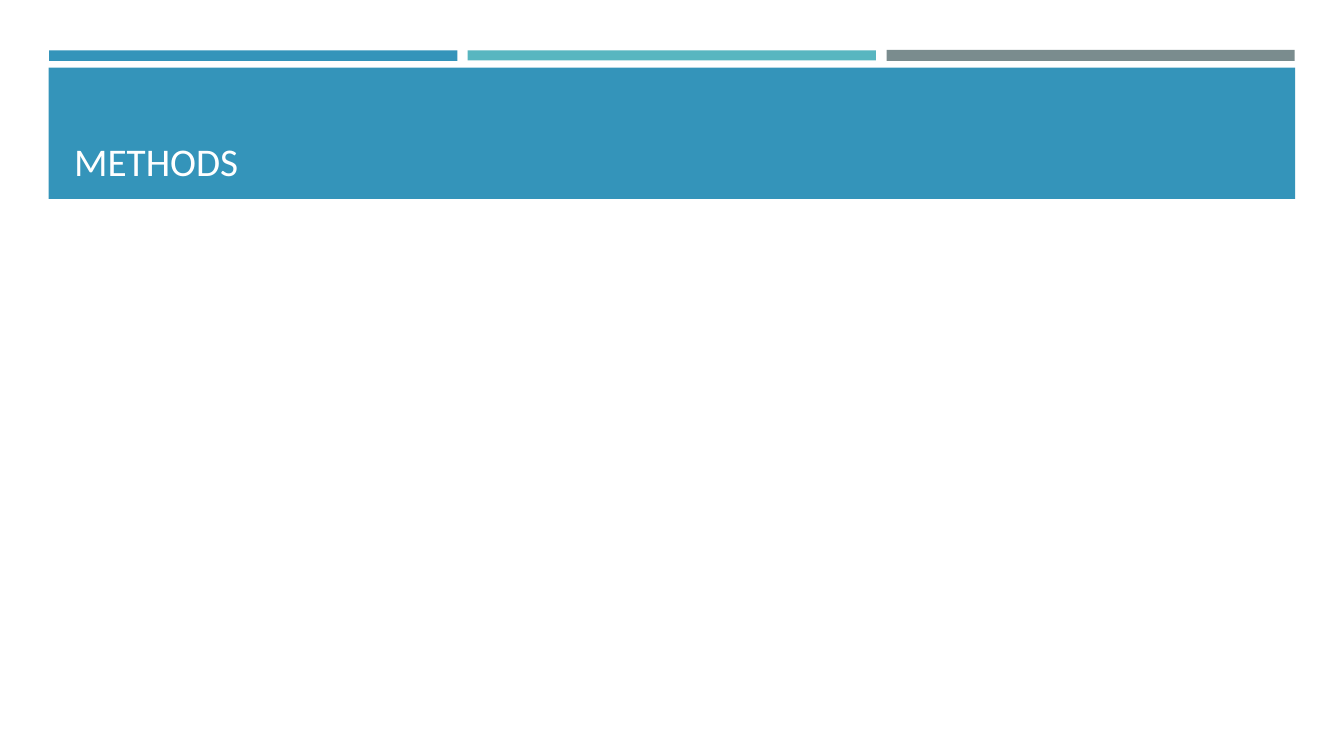
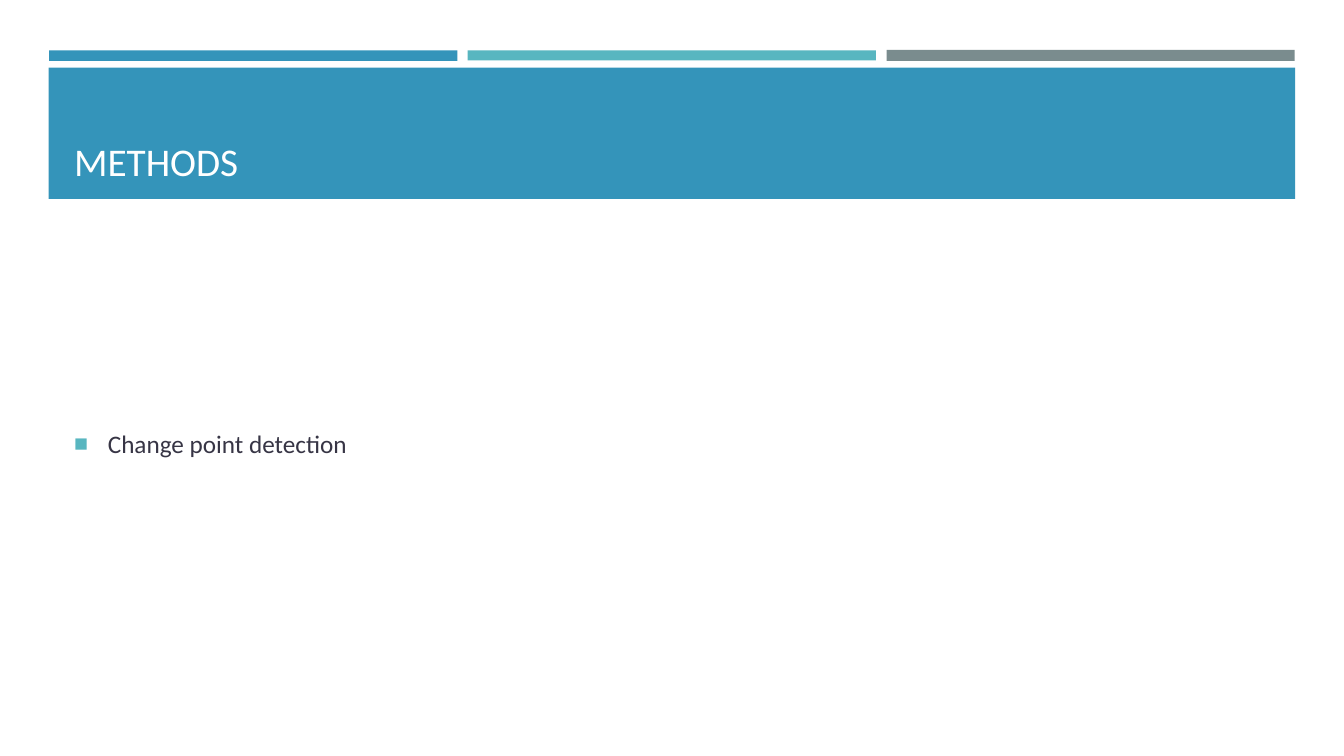
Before and after one commit to araea382/MT, a slide deck: slide 4 of Presentation/1-Proposal seminar.pptx. Drawn at 1344x756 pixels with LibreOffice and Linux fonts; fonts in the diff are those of the drawing. Boxes give left, top, right and bottom in pixels: in the first picture for what was removed or moved away, otherwise in the second. Text is boxed around its words. In the diff, an @@ line names an element or a change of style, - is before the commit and + after.

```diff
--- a/Presentation/1-Proposal seminar.pptx
+++ b/Presentation/1-Proposal seminar.pptx
@@ text added at bbox=[108, 435, 346, 458], 18 pt, text #373545 @@
+■ Change point detection
```
Also in this commit, not shown: 2 other files.
